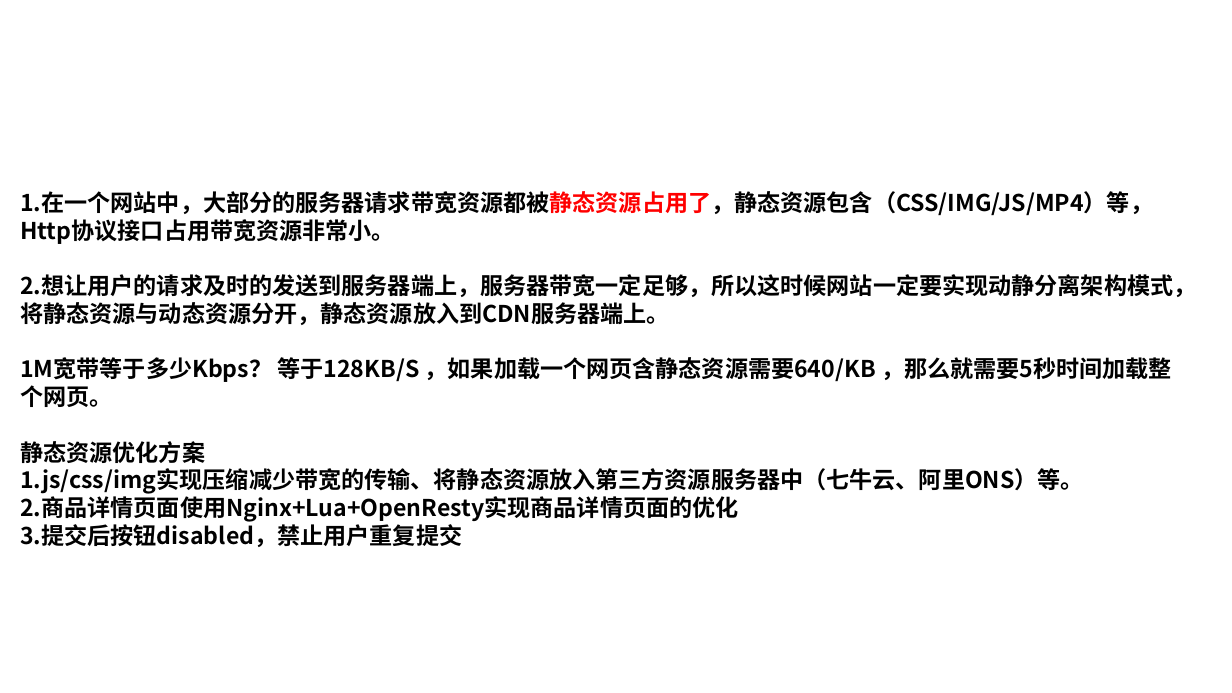
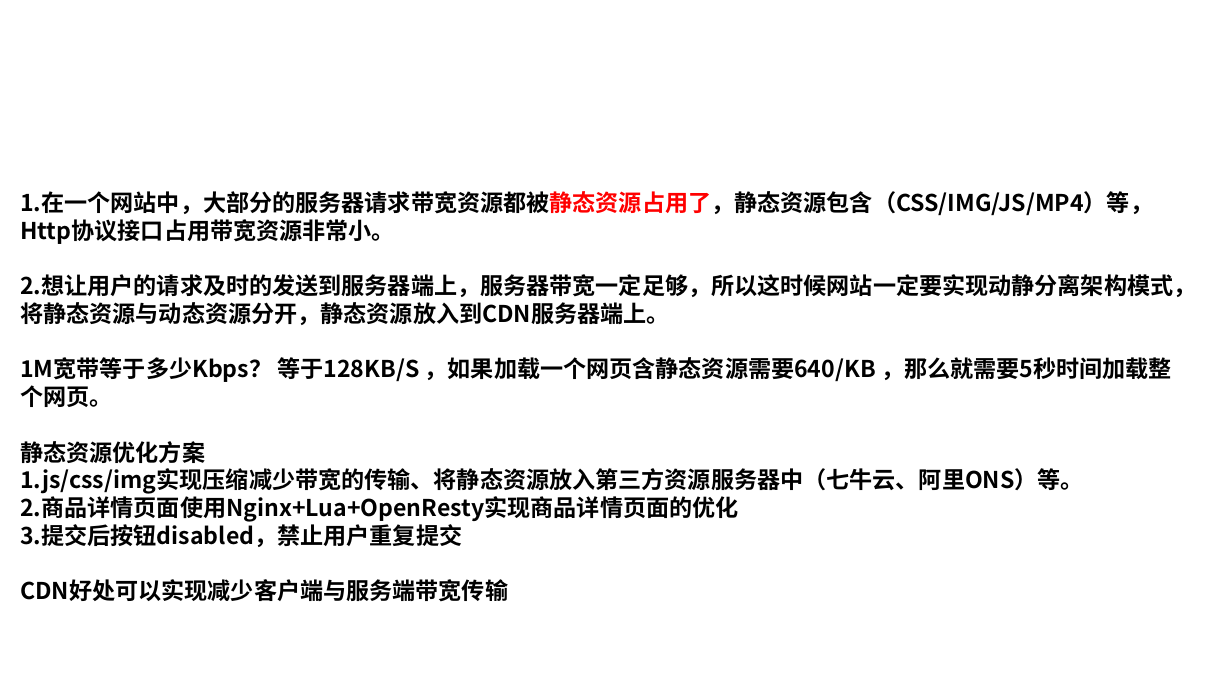
Before and after one commit to Aiden-Coding/java_learning, a slide deck: slide 7 of doc/Java实现秒杀抢购.pptx. Drawn at 1232x693 pixels with LibreOffice and Linux fonts; fonts in the diff are those of the drawing; background and template pictures are left out. Boxes give left, top, right and bottom in pixels: in the first picture for what was removed or moved away, otherwise in the second. Text is boxed around its words. In the diff, an @@ line names an element or a change of style, - is before the commit and + after.

```diff
--- a/doc/Java实现秒杀抢购.pptx
+++ b/doc/Java实现秒杀抢购.pptx
@@ text at [20, 579, 508, 601]: paragraph added @@
+CDN好处可以实现减少客户端与服务端带宽传输
```
Also in this commit, not shown: 1 other slide changed, 16 other files.
